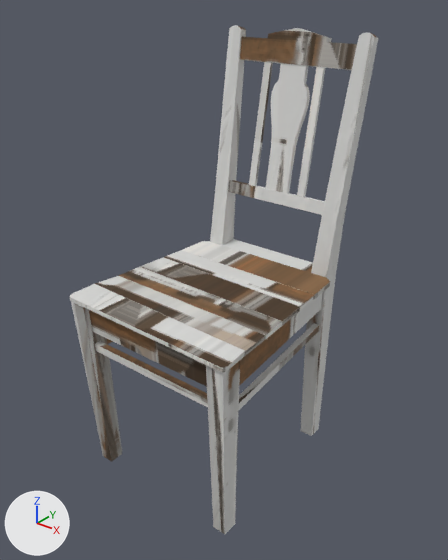
The glTF model public/models/lowpix/world/chair_painted.glb as it was, and as the next commit left it.
Rendered twice from a camera (50 mm lens) standing at (0.778, -0.973, 1.052) and looking at (0.007, -0.009, 0.455). The lights are fixed; the arrows at lower left show +X, +Y and +Z. The first picture is the older version. Where no turn or scale is listed for an object, it has been applied to the vertices. Vertices at exactly the same position are counted once.
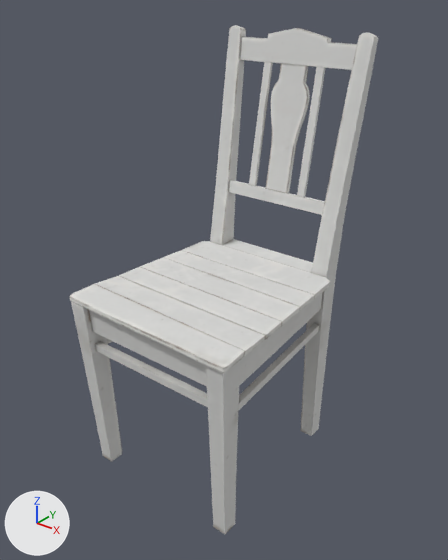
What changed in the scene script:
```text
Change me_mesh:
    where me_mesh.from_pydata(...)  # 410 vertices, 724 faces; spans x -0.216..0.216, y -0.27..0.27, z -0.478..0.478
    used by ob_mesh; location = (0.0, 0.0, 0.478)
    me_mesh part 1: 722 kept faces spanning x -0.216..0.216, y -0.27..0.27, z -0.478..0.478 get new texture (UV) coordinates
```

Location of each change, (x1, y1, x2, y2) in pixels of the pictures (448 x 560 px):
part 1 of me_mesh, surface changed (lighter): (71, 25, 378, 534) in both
